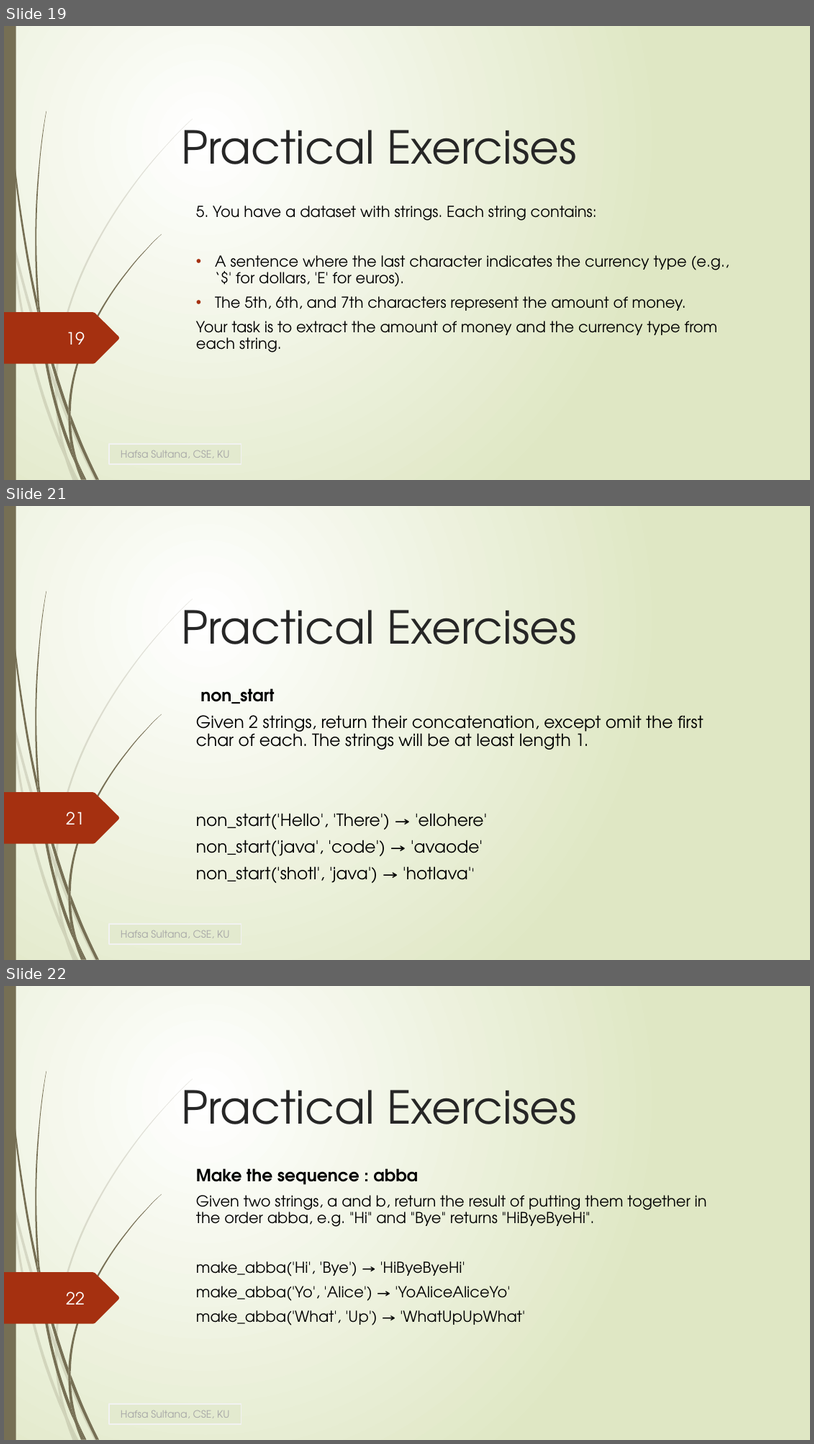
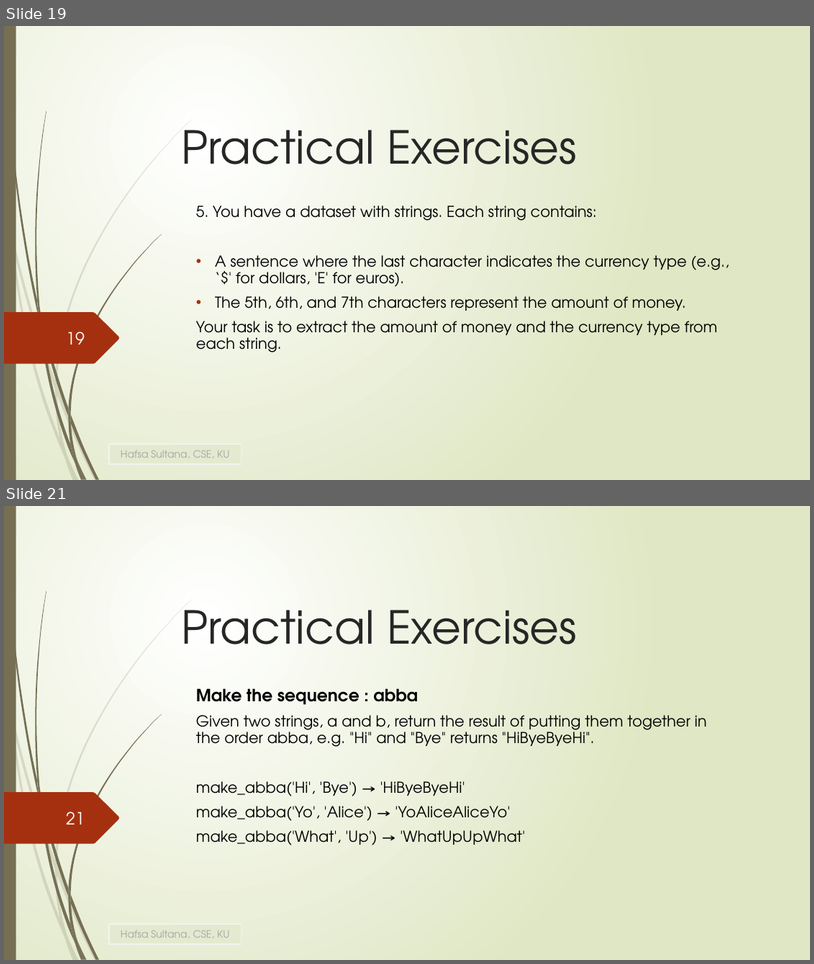
Before and after one commit to HafsaSultana/Python-Programming-Course-of-Bangladesh-Computer-Council, a slide deck: Lecture/Lecture4_Operator_String .pptx. Shown one above the other, each under a label of ours: slides 19, 21 and 22 before the commit, slides 19 and 21 after it; the slides between them are not shown. The pictures are 814x1444 and 814x964 pixels, drawn with LibreOffice and Linux fonts; fonts in the diff are those of the drawing. Boxes give left, top, right and bottom in pixels: in the first picture for what was removed or moved away, otherwise in the second. Text is boxed around its words. In the diff, an @@ line names an element or a change of style, - is before the commit and + after.

```diff
--- a/Lecture/Lecture4_Operator_String .pptx
+++ b/Lecture/Lecture4_Operator_String .pptx
@@ slide 21 removed at (4, 506, 810, 960), background gradient #FFFFFF to #DFE8C4; not listed: 24 template elements that a slide beside it also shows @@
@@ title removed at (181, 610, 577, 644) @@
-Practical Exercises
@@ subtitle removed at (196, 688, 704, 883) @@
-non_start
-Given 2 strings, return their concatenation, except omit the first char of each. The strings will be at least length 1.
-non_start('Hello', 'There') → 'ellohere'
-non_start('java', 'code') → 'avaode'
-non_start('shotl', 'java') → 'hotlava''
@@ page number removed at (66, 811, 85, 824) @@
-21
@@ rectangle removed at (109, 924, 241, 944) @@
-Hafsa Sultana, CSE, KU
@@ what was slide 22 is now slide 21 @@
@@ page number at (66, 811, 85, 824): text changed @@
-22
+21
```
Also in this commit, not shown: 10 other files.
